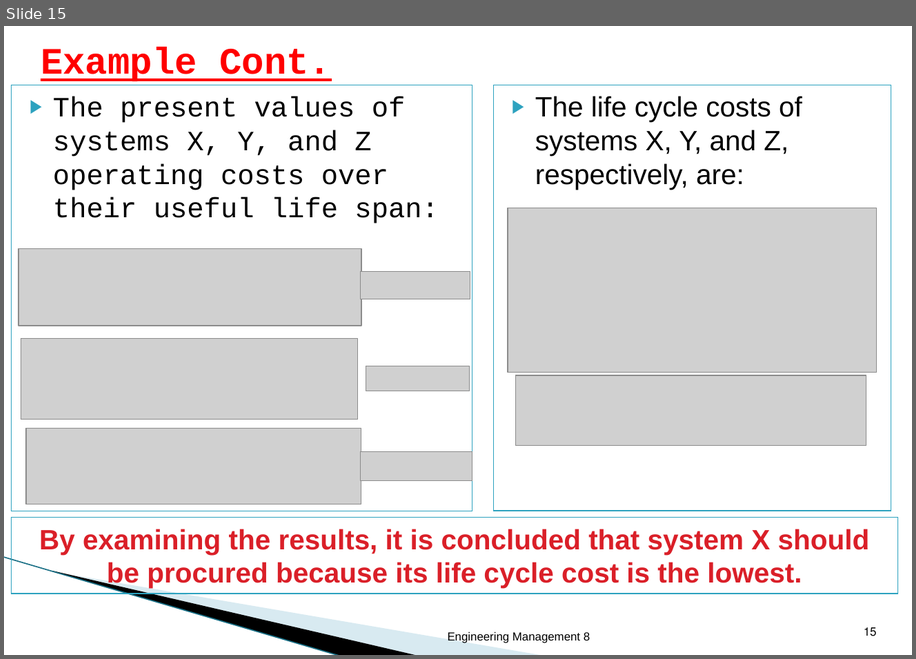
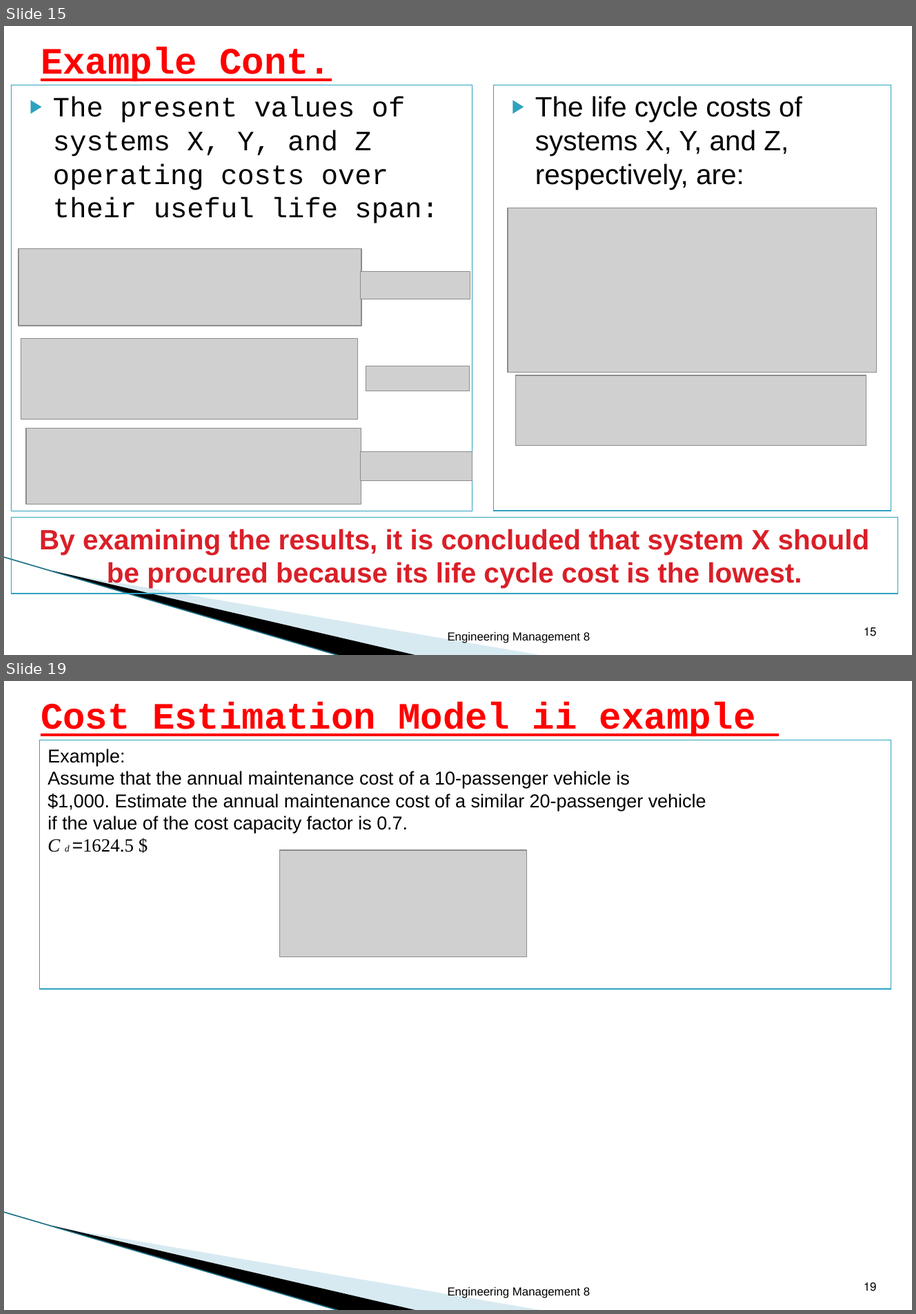
Before and after one commit to Dhmdhz/KKU, a slide deck: مستوى 9/ادارة المشاريع الهندسية هات 213-442/Lecture 7.pptx. Shown one above the other, each under a label of ours: slide 15 before the commit, slides 15 and 19 after it; the slides between them are not shown. The pictures are 916x659 and 916x1314 pixels, drawn with LibreOffice and Linux fonts; fonts in the diff are those of the drawing; grey boxes stand for pictures; background and template pictures are left out. Boxes give left, top, right and bottom in pixels: in the first picture for what was removed or moved away, otherwise in the second. Text is boxed around its words. In the diff, an @@ line names an element or a change of style, - is before the commit and + after.

```diff
--- a/مستوى 9/ادارة المشاريع الهندسية هات 213-442/Lecture 7.pptx
+++ b/مستوى 9/ادارة المشاريع الهندسية هات 213-442/Lecture 7.pptx
@@ slide 19 added at bbox=[4, 681, 912, 1310], background #FFFFFF; not listed: 3 template elements that a slide beside it also shows @@
@@ title added at bbox=[41, 702, 756, 737], 32 pt, text #FF0000, bold, underline @@
+Cost Estimation Model ii example
@@ rectangle added at bbox=[39, 740, 891, 989], outline #2DA2BF 0.75 pt, 16 pt, text #000000 @@
+Example:
+Assume that the annual maintenance cost of a 10-passenger vehicle is
+$1,000. Estimate the annual maintenance cost of a similar 20-passenger vehicle
+if the value of the cost capacity factor is 0.7.
+C d =1624.5 $
@@ picture added at bbox=[280, 850, 526, 957] @@
@@ text added at bbox=[448, 1286, 590, 1298], 10 pt, text #000000 @@
+Engineering Management 8
@@ page number added at bbox=[864, 1282, 877, 1291], 10 pt, text #000000 @@
+19
```
Also in this commit, not shown: 2 slides changed, 2 other slides added, 15 other files.
